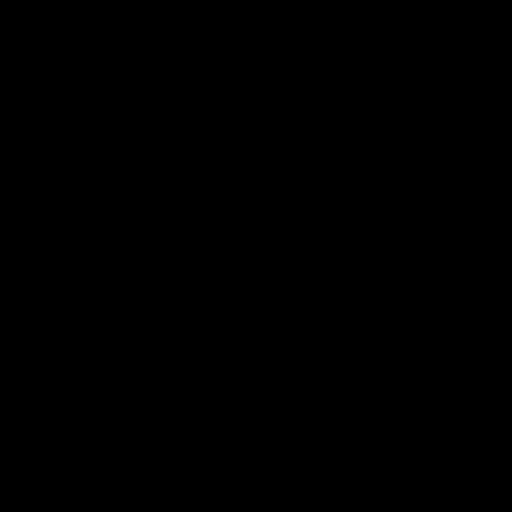
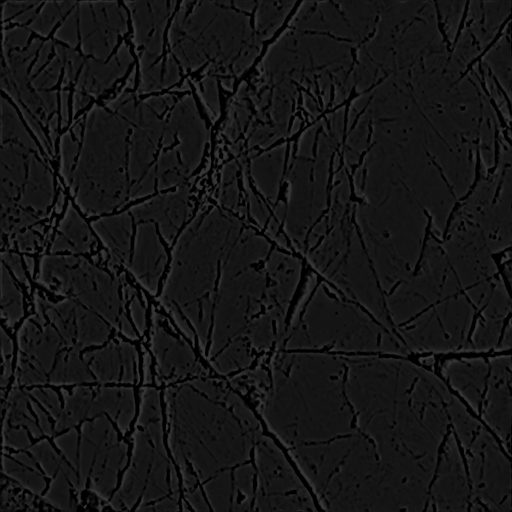
Two versions of the same layered image (512x512). Layer-by-layer changes:
"Layer 1": opacity 100% → 79% over <box>0,0,512,512</box>
